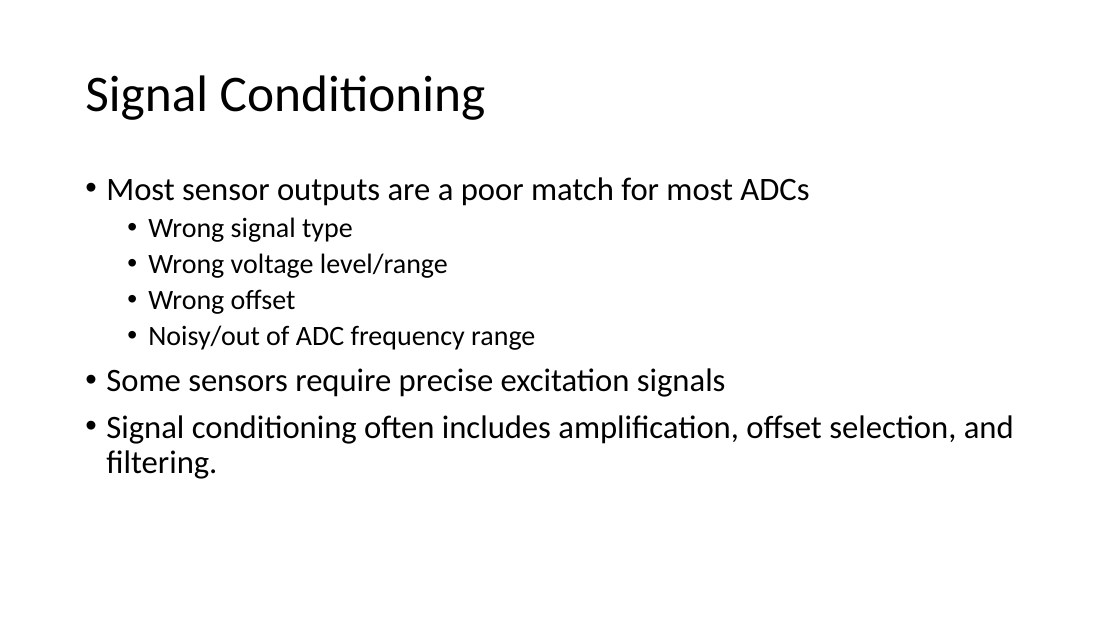
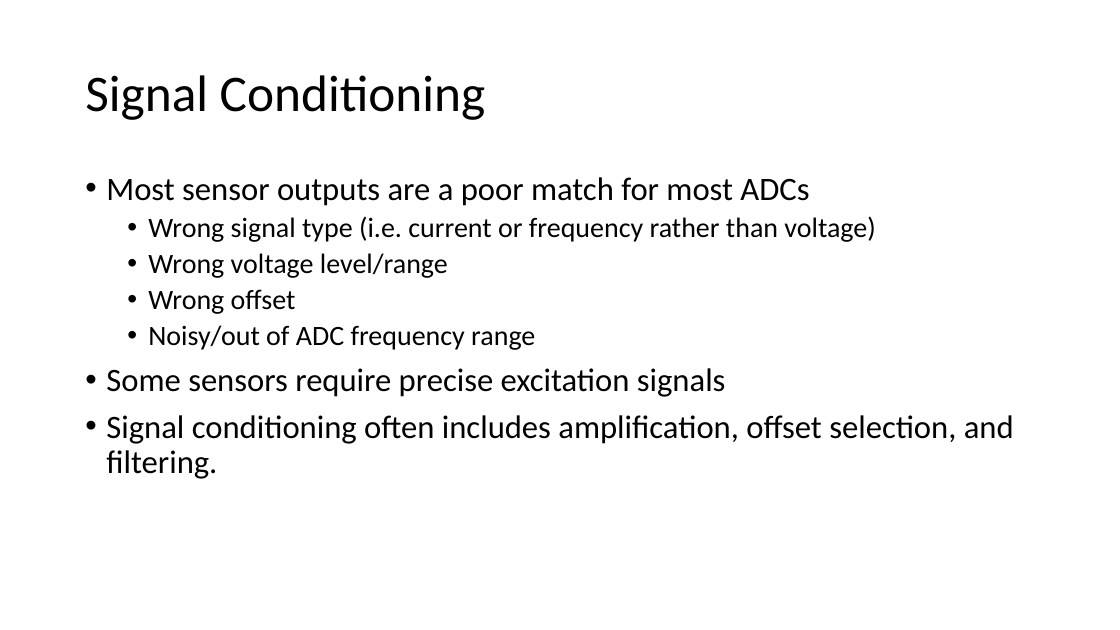
Before and after one commit to logos-electromechanical/SensorWorkshop, a slide deck: slide 10 of presentation/Mobile Sensors Workshop, Part 1.pptx. Drawn at 1120x630 pixels with LibreOffice and Linux fonts; fonts in the diff are those of the drawing. Boxes give left, top, right and bottom in pixels: in the first picture for what was removed or moved away, otherwise in the second. Text is boxed around its words. In the diff, an @@ line names an element or a change of style, - is before the commit and + after.

```diff
--- a/presentation/Mobile Sensors Workshop, Part 1.pptx
+++ b/presentation/Mobile Sensors Workshop, Part 1.pptx
@@ text at [148,216,875,242]: text changed @@
-  • Wrong signal type
+  • Wrong signal type (i.e. current or frequency rather than voltage)
```
Also in this commit, not shown: 8 other slides changed, 2 slides added, 8 other files.
